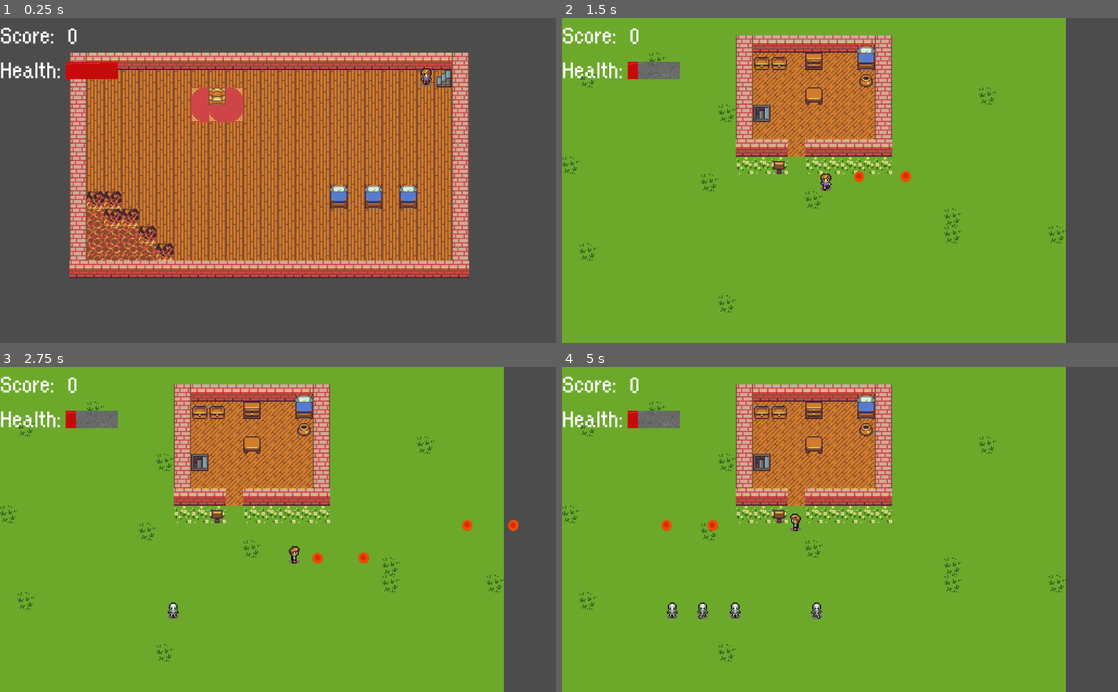
Above: before the commit, frames 1-4 (two rows, left to right).
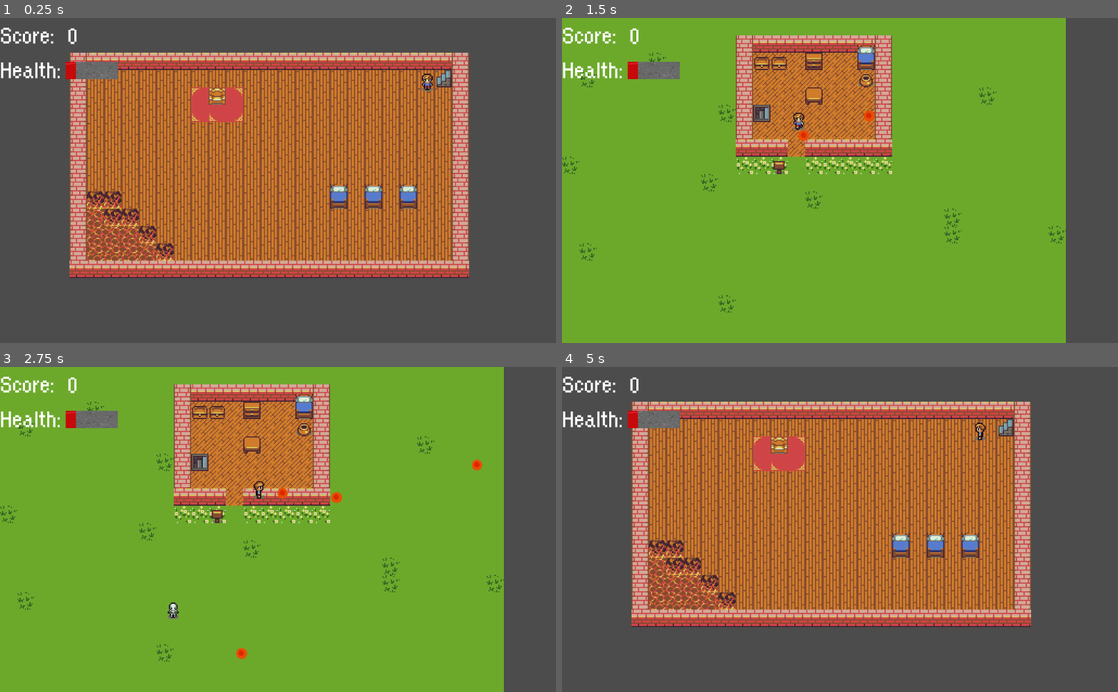
Above: after the commit, the same moments.

Repository: konsvasi/zombie_defender
Game: Godot game, scene res://Scenes/Basement.tscn
Same seed, same stepped clock (60 frames per second), same inputs: the game is played once before the commit and once after it. This scene is started directly instead of the project's main scene.
Inputs:
- Up to frame 1 (0.25 s): no input
- Up to frame 2 (1.5 s): tap Enter at 0.5 s; hold Right (ui_right) 0.53-1.28 s; hold Space (shoot) 0.53-1.28 s; hold Down (ui_down) from 1.28 s (still down); tap Space (shoot) at 1.35 s
- Up to frame 3 (2.75 s): release Down (ui_down) at 2.03 s; hold Right (ui_right) from 2.03 s (still down); hold Space (shoot) from 2.03 s (still down)
- Up to frame 4 (5 s): release Right (ui_right) at 2.78 s; release Space (shoot) at 2.78 s; hold Up (ui_up) 2.78-3.53 s; tap Space (shoot) at 2.85, 4.35 s; hold Space (shoot) 3.53-4.28 s; hold Left (ui_left) from 3.53 s (still down)

The runs differ from the first frame. In frame 1, 0.5% of the frame differs, in the area x 13-78%, y 13-23%; in frame 2, 0.4%; in frame 3, 0.6%; in frame 4, 87%, in the area x 0-91%, y 0-100%.

Commit message:
Fixed #7 implemented way to go between different scenes. Reformatted globals.

Diff:
--- a/Portal.gd
+++ b/Portal.gd
@@ -3,5 +3,6 @@
 export(String, FILE, "*.tscn") var nextScene
 
 func _on_Area2D_body_entered( body ):
+	global.previous_scene = global.current_scene.get_name()
 	if body.get_name() == "Player":
 		global.goto_scene(nextScene)
--- /dev/null
+++ b/Scenes/Basement.gd
@@ -0,0 +1,11 @@
+extends Node2D
+
+func _ready():
+	global.updateUI()
+	global.Player.set_position($Position2D.get_position())
+	global.Player.show()
+
+## Updates the UI after entering a new scene
+#func updateUI():
+#	$UI.updateScore(global.score)
+#	$UI.updateHealth(global.health)
--- a/Scenes/Basement.tscn
+++ b/Scenes/Basement.tscn
@@ -1,16 +1,19 @@
-[gd_scene load_steps=5 format=2]
+[gd_scene load_steps=6 format=2]
 
-[ext_resource path="res://Tilesets/worldTileSet.tres" type="TileSet" id=1]
-[ext_resource path="res://Scenes/Player.tscn" type="PackedScene" id=2]
-[ext_resource path="res://Scenes/UI.tscn" type="PackedScene" id=3]
-[ext_resource path="res://Scenes/Portal.tscn" type="PackedScene" id=4]
+[ext_resource path="res://Scenes/Basement.gd" type="Script" id=1]
+[ext_resource path="res://Tilesets/worldTileSet.tres" type="TileSet" id=2]
+[ext_resource path="res://Scenes/Player.tscn" type="PackedScene" id=3]
+[ext_resource path="res://Scenes/UI.tscn" type="PackedScene" id=4]
+[ext_resource path="res://Scenes/Portal.tscn" type="PackedScene" id=5]
 
 [node name="Basement" type="Node2D"]
+
+script = ExtResource( 1 )
 
 [node name="TileMap_BACK" type="TileMap" parent="." index="0"]
 
 mode = 0
-tile_set = ExtResource( 1 )
+tile_set = ExtResource( 2 )
 cell_size = Vector2( 32, 32 )
 cell_quadrant_size = 16
 cell_custom_transform = Transform2D( 1, 0, 0, 1, 0, 0 )
@@ -49,26 +52,28 @@
 tile_data = PoolIntArray( 196633, 62, 0, 262156, 65, 0, 589843, 30, 0, 589845, 30, 0, 589847, 30, 0, 655379, 109, 0, 655381, 109, 0, 655383, 109, 0 )
 _sections_unfolded = [ "Cell" ]
 
-[node name="Player" parent="." index="2" instance=ExtResource( 2 )]
+[node name="Player" parent="." index="2" instance=ExtResource( 3 )]
 
+visible = false
 position = Vector2( 784.815, 108.68 )
 
-[node name="UI" parent="." index="3" instance=ExtResource( 3 )]
+[node name="UI" parent="." index="3" instance=ExtResource( 4 )]
 
 editor/display_folded = true
 
-[node name="StartButton" parent="UI" index="1"]
+[node name="Portal" parent="." index="4" instance=ExtResource( 5 )]
 
-visible = false
-
-[node name="Portal" parent="." index="4" instance=ExtResource( 4 )]
-
+editor/display_folded = true
 position = Vector2( 819.947, 114.548 )
 
 [node name="Area2D" parent="Portal" index="0"]
 
 nextScene = "res://Scenes/World.tscn"
 
+[node name="Position2D" type="Position2D" parent="." index="5"]
+
+position = Vector2( 787.34, 118.874 )
+
 
 [editable path="UI"]
 [editable path="Portal"]
--- a/Scenes/SplashScreen.tscn
+++ b/Scenes/SplashScreen.tscn
@@ -31,7 +31,7 @@
 "values": [ Color( 1, 1, 1, 0 ), Color( 1, 1, 1, 0.196078 ), Color( 1, 1, 1, 0.392157 ), Color( 1, 1, 1, 0.588235 ), Color( 1, 1, 1, 0.784314 ), Color( 1, 1, 1, 1 ), Color( 1, 0.90332, 0.613281, 1 ) ]
 }
 
-[node name="SplashScreen" type="Node2D" index="0"]
+[node name="SplashScreen" type="Node2D"]
 
 script = ExtResource( 1 )
 nextScene = "res://Scenes/TitleScreen.tscn"
--- a/Scenes/World.tscn
+++ b/Scenes/World.tscn
@@ -14,7 +14,7 @@
 "points": PoolVector2Array( 0, 0, 0, 0, 162.002, 449.326, 0, 0, 0, 0, 638.004, 449.326, 0, 0, 0, 0, 639.011, 571.326 )
 }
 
-[node name="World" type="Node2D"]
+[node name="World" type="Node2D" index="0"]
 
 script = ExtResource( 1 )
 _sections_unfolded = [ "Pause" ]
@@ -109,6 +109,8 @@
 
 [node name="UI" parent="." index="6" instance=ExtResource( 6 )]
 
+editor/display_folded = true
+
 [node name="ScoreTimer" type="Timer" parent="." index="7"]
 
 process_mode = 1
@@ -118,7 +120,7 @@
 
 [node name="StartPosition" type="Position2D" parent="." index="8"]
 
-position = Vector2( 520.034, 158.271 )
+position = Vector2( 402.38, 174.944 )
 
 [connection signal="gameOver" from="Player" to="." method="_on_Player_gameOver"]
 
--- a/Scripts/Player.gd
+++ b/Scripts/Player.gd
@@ -5,14 +5,14 @@
 const UP = Vector2(0, -1)
 const LEFT = Vector2(-1, 0)
 const RIGHT = Vector2(1, 0)
+const PARTICLE_SCENE = preload("res://Scenes/Particle.tscn")
 
 var health = 50
 var maxHealth = 50
-
+var currentScene
 onready var shootTimer = $ShootTimer
 signal hitEnemy
 signal gameOver
-const PARTICLE_SCENE = preload("res://Scenes/Particle.tscn")
 
 
 func _process(delta):
--- a/Scripts/World.gd
+++ b/Scripts/World.gd
@@ -1,15 +1,28 @@
 extends Node2D
 
 export (PackedScene) var enemies
+onready var health = $Player.health
+onready var tree = get_tree()
+
 var score
 var enemyCount = 0
-onready var health = $Player.health
-onready var tree = get_tree()
+var isNewGame = true
+
 
 func _ready():
 	randomize()
 	tree.paused = false
-	newGame()
+
+	if global.isNewGame:
+		newGame()
+	else:
+		global.updateUI()
+		$enemyTimer.start()
+
+	# Positioning of player after switching scenes
+	if global.previous_scene:
+		if global.previous_scene == "Basement":
+			global.Player.set_position($StartPosition.get_position())
 
 func _on_enemyTimer_timeout():
 	$EnemyPath/spawnLocation.set_offset(randi())
@@ -31,14 +44,13 @@
 	$enemyTimer.start()
 	$UI.updateScore(global.score)
 	$UI.updateHealth(health)
+	global.isNewGame = false
 
 func gameOver():
 	tree.paused = true
 	#reset score
 	global.score = 0
-
-	#move Player to start position
-	#$Player.resetPosition($StartPosition.get_position())
+	global.isNewGame = true
 
 	#Stop creation of new enemies
 	$enemyTimer.stop()
--- a/global.gd
+++ b/global.gd
@@ -3,10 +3,12 @@
 const titleScene = "res://Scenes/TitleScreen.tscn"
 
 var current_scene = null
+var previous_scene = null
 var health = 10
 var score = 0
 var UI
 var Player
+var isNewGame = true
 
 func _ready():
 	var root = get_tree().get_root()
@@ -24,3 +26,8 @@
 
 	get_tree().get_root().add_child(current_scene)
 	get_tree().set_current_scene(current_scene)
+
+# Updates the UI after entering a new scene
+func updateUI():
+	UI.updateScore(global.score)
+	UI.updateHealth(global.health)
Not shown: 1 places in Scenes/Basement.tscn that only renumber resources
